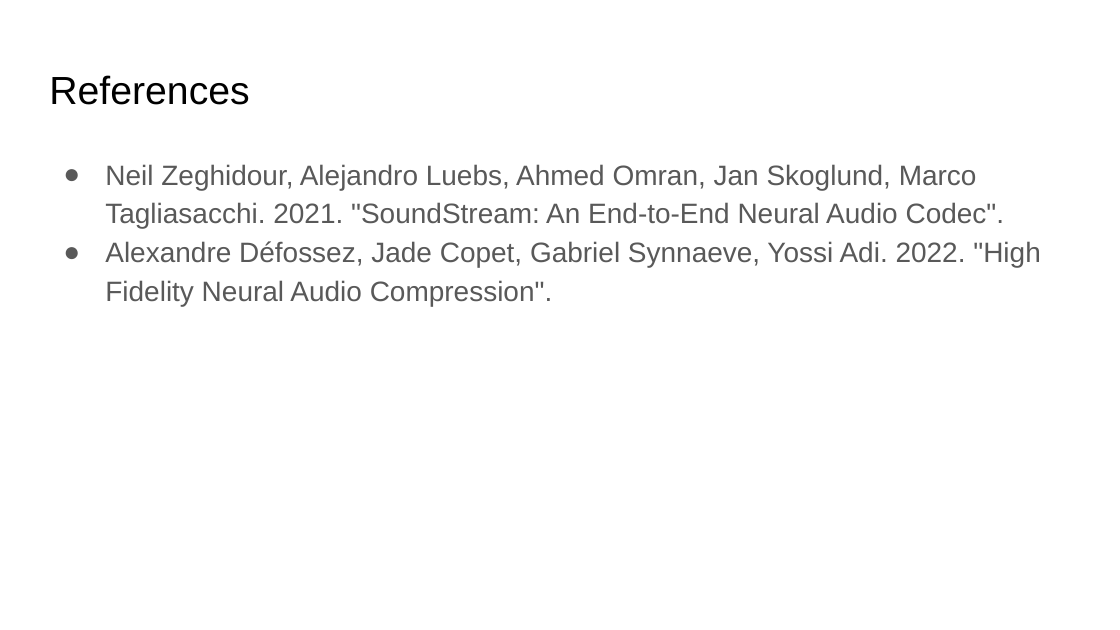
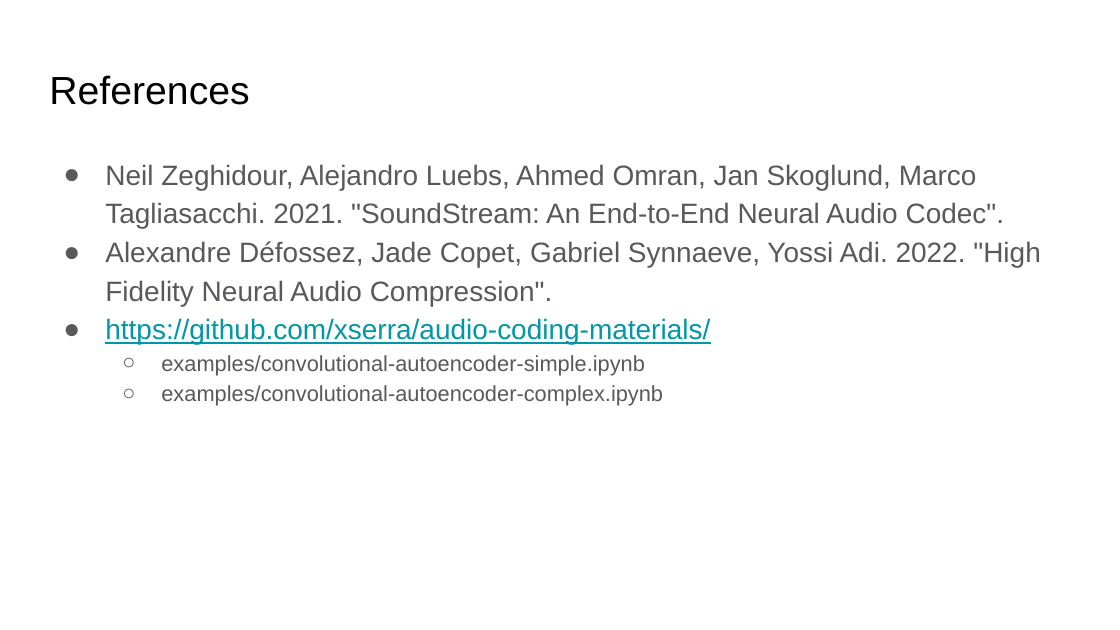
Before and after one commit to xserra/audio-coding-materials, a slide deck: slide 23 of lectures/6. Neural audio compression.pptx. Drawn at 1120x630 pixels with LibreOffice and Linux fonts; fonts in the diff are those of the drawing. Boxes give left, top, right and bottom in pixels: in the first picture for what was removed or moved away, otherwise in the second. Text is boxed around its words. In the diff, an @@ line names an element or a change of style, - is before the commit and + after.

Commit message:
changes in slides

```diff
--- a/lectures/6. Neural audio compression.pptx
+++ b/lectures/6. Neural audio compression.pptx
@@ text at box(105, 318, 710, 405): paragraphs added @@
+● https://github.com/xserra/audio-coding-materials/
+  ○ examples/convolutional-autoencoder-simple.ipynb
+  ○ examples/convolutional-autoencoder-complex.ipynb
```
Also in this commit, not shown: 1 other file.
